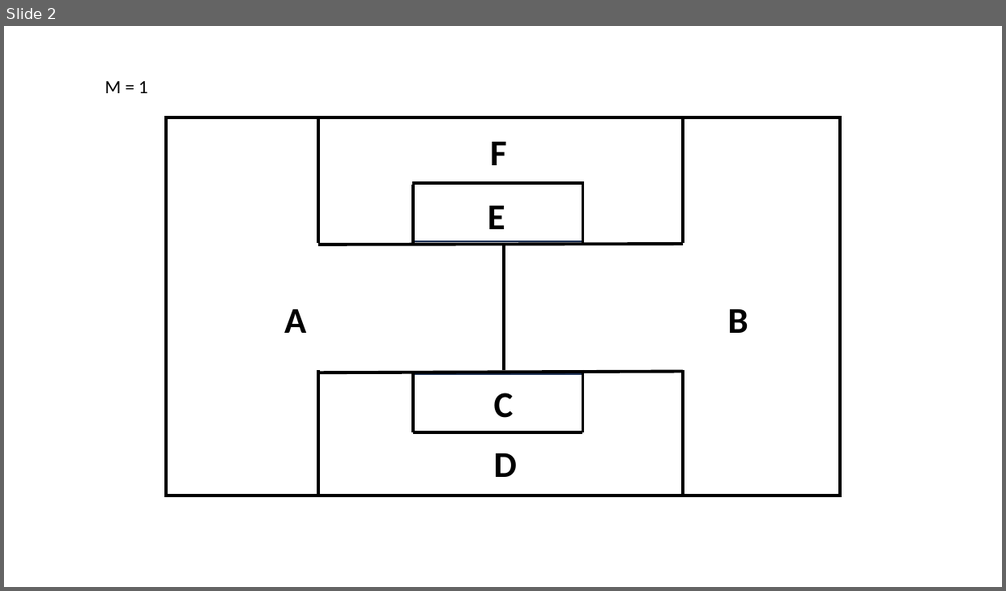
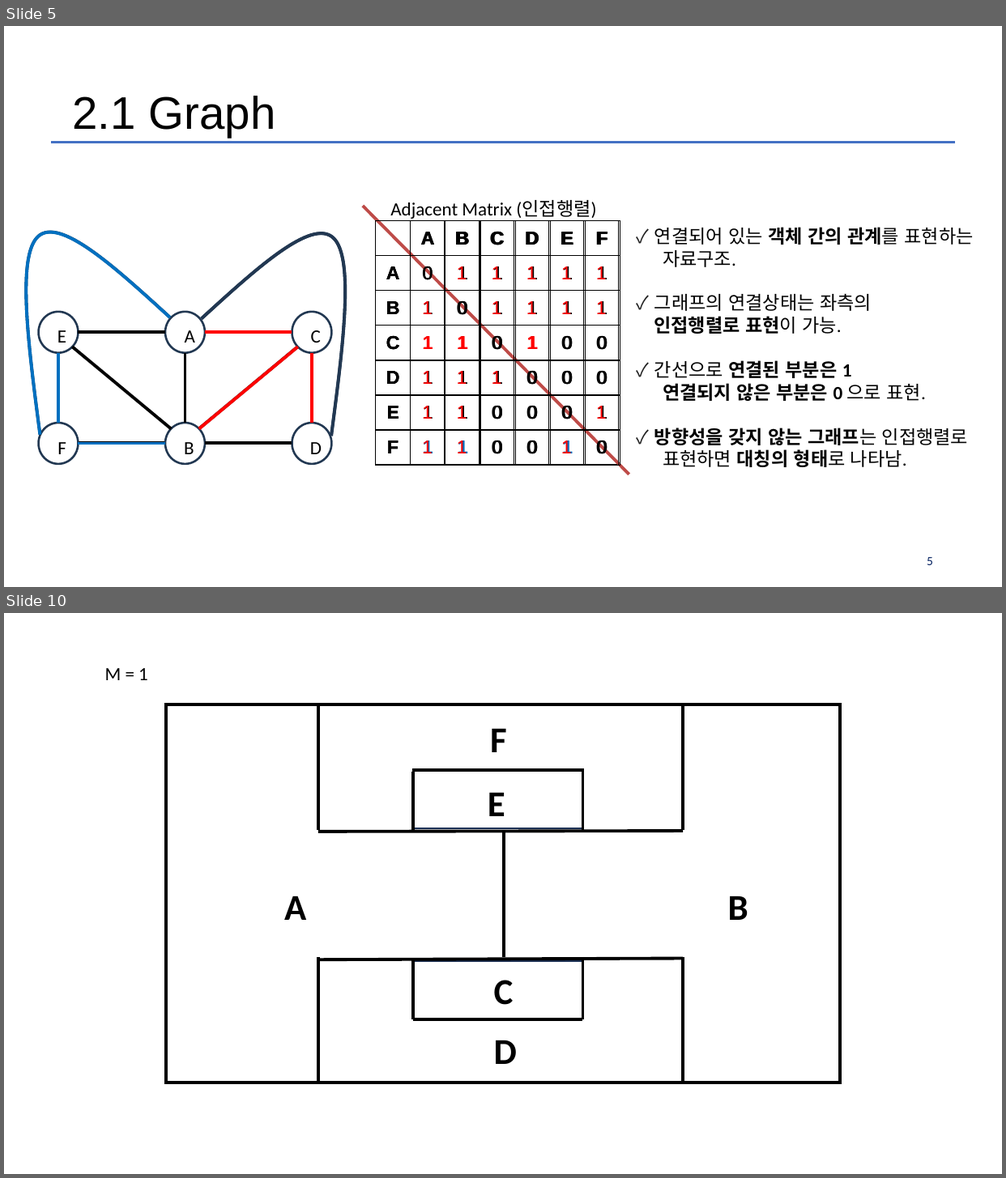
Before and after one commit to Much3m/Exam_Scheduler, a slide deck: project.pptx. Shown one above the other, each under a label of ours: slide 2 before the commit, slides 5 and 10 after it; the slides between them are not shown. The pictures are 1006x591 and 1006x1178 pixels, drawn with LibreOffice and Linux fonts; fonts in the diff are those of the drawing; background and template pictures are left out. Boxes give left, top, right and bottom in pixels: in the first picture for what was removed or moved away, otherwise in the second. Text is boxed around its words. In the diff, an @@ line names an element or a change of style, - is before the commit and + after.

```diff
--- a/project.pptx
+++ b/project.pptx
@@ slide 5 added at [4, 26, 1002, 587], background #FFFFFF @@
@@ text added at [72, 96, 276, 138], 44 pt, text #000000 @@
+2.1 Graph
@@ freeform shape added at [51, 142, 955, 142], outline #4471C4 2.5 pt @@
@@ line added from (363, 206) to (629, 475), #BF4C48 3 pt @@
@@ text added at [390, 200, 596, 221], 18 pt, text #000000 @@
+Adjacent Matrix (인접행렬)
@@ group added at [27, 232, 345, 444]: 5 lines, 2 freeform shapes @@
@@ group added at [27, 233, 345, 464]: 9 lines, 6 ellipses, 6 texts, 2 freeform shapes @@
+A
+B
+C
+D
+E
+F
@@ table added at [375, 221, 621, 466], 7 rows, 7 columns @@
+ | A | B | C | D | E | F
+A | 0 | 1 | 1 | 1 | 1 | 1
+B | 1 | 0 | 1 | 1 | 1 | 1
+C | 1 | 1 | 0 | 1 | 0 | 0
+D | 1 | 1 | 1 | 0 | 0 | 0
+E | 1 | 1 | 0 | 0 | 0 | 1
+F | 1 | 1 | 0 | 0 | 1 | 0
@@ table added at [375, 221, 621, 466], 7 rows, 7 columns @@
+ | A | B | C | D | E | F
+A | 0 | 1 | 1 | 1 | 1 | 1
+B | 1 | 0 | 1 | 1 | 1 | 1
+C | 1 | 1 | 0 | 1 | 0 | 0
+D | 1 | 1 | 1 | 0 | 0 | 0
+E | 1 | 1 | 0 | 0 | 0 | 1
+F | 1 | 1 | 0 | 0 | 1 | 0
@@ table added at [375, 221, 620, 466], 7 rows, 7 columns @@
+ | A | B | C | D | E | F
+A | 0 | 1 | 1 | 1 | 1 | 1
+B | 1 | 0 | 1 | 1 | 1 | 1
+C | 1 | 1 | 0 | 1 | 0 | 0
+D | 1 | 1 | 1 | 0 | 0 | 0
+E | 1 | 1 | 0 | 0 | 0 | 1
+F | 1 | 1 | 0 | 0 | 1 | 0
@@ text added at [654, 227, 974, 267], 18 pt, text #000000 @@
+✓ 연결되어 있는 객체 간의 관계를 표현하는
+자료구조.
@@ text added at [654, 316, 841, 334], 18 pt, text #000000, bold @@
+인접행렬로 표현이 가능.
@@ text added at [654, 294, 872, 311], 18 pt, text #000000 @@
+✓ 그래프의 연결상태는 좌측의
@@ text added at [654, 361, 926, 401], 18 pt, text #000000, bold @@
+✓ 간선으로 연결된 부분은 1
+연결되지 않은 부분은 0 으로 표현.
@@ text added at [654, 428, 968, 467], 18 pt, text #000000 @@
+✓ 방향성을 갖지 않는 그래프는 인접행렬로
+표현하면 대칭의 형태로 나타남.
@@ page number added at [927, 557, 933, 565], 12 pt, text #001F5F @@
+5
@@ what was slide 2 is now slide 10 @@
```
Also in this commit, not shown: 1 slide changed, 7 other slides added, 1 other file.
